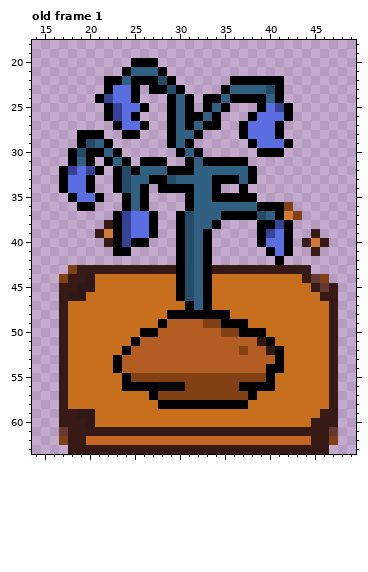
Edited in one commit: pixel-art file (Assets/ArtStuff/Plants/Flierblu.aseprite). The picture above is the old version.
64x64 pixels, 1 frame. Colours within 5 levels of each other are drawn and written as one. Shown: old frame 1: x 14..49, y 18..63. The commit also changed other frames, which this record leaves out.
Now the later version:
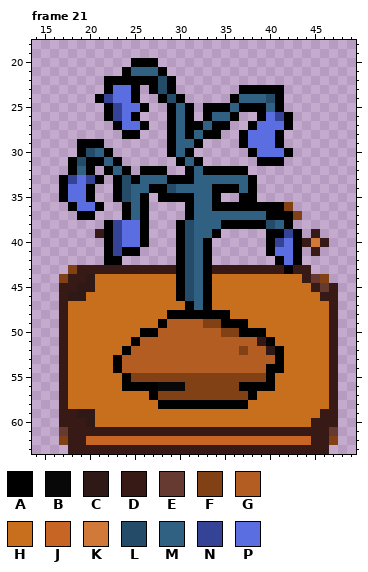
Palette (. is transparent): A #000000  B #090808  C #2f1916  D #371a15  E #663931  F #824115  G #b35d23  H #c76f1c  J #c76524  K #d17939  L #244c68  M #306082  N #354397  P #5b6ee1
A new or re-ordered frame is compared with the old frame closest to it.
What changed:
frames 1 -> 30
Changed rows in their new state; - is an unchanged pixel.
Frame 21 is new; against old frame 1, layer "Beaaaan":
first column x 17:
22 -------A-----------......--
23 -----------LA.----..AAAA---
24 -----------ALA.-...-MMML---
25 -----------------A-MAA-MA.-
26 ---------------.AMMA-.A-N--
27 ---------------AM-A-.A--PA-
28 --...---------AMAA---------
29 ---AA.--------MA----AP--A.-
30 -.ALMA.-----AMA.-----APPPA-
31 --L-AMA.-...-AMA.....-AAA--
32 .AMA.AMA.AAA..--AAAAA.-----
33 -N-NA---A-MMAAA--MMM-------
34 ---------MA-LMM---AAMA-----
35 AP-A.-AL---AAA----..-------
36 -APPA------------AAAAA-----
37 --AA--.AMA.--.A---MMMMMA-A-
38 -----ANP-A.------MAAAA-LM--
39 -----ANP-A.-----MA----.AANA
40 -----ANPP-------------.ANPA
41 -----AN-A----------------PA
42 -----AA------------------PA
43 -------------------------A-
